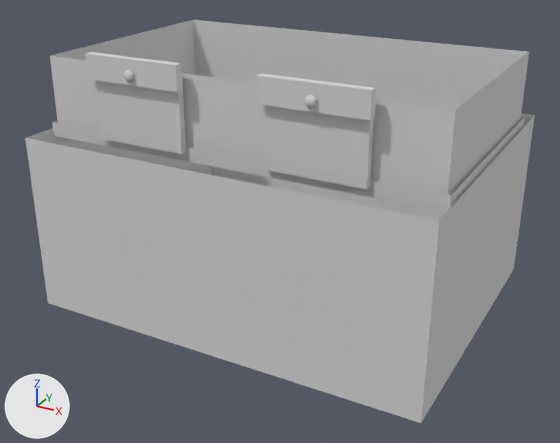
The FBX model linajes/arte/exports/civiles/arriba/PilotoLargo/LowerTorso_C1.fbx as it was, and as the next commit left it.
One viewpoint serves both versions: a camera (50 mm lens) standing at (2.16, -4.08, 3.53) and looking at (0.0, -0.14, 1.56). Arrows for +X, +Y and +Z are at lower left; the lights stay in place. The first picture is the older version. Where no turn or scale is listed for an object, it has been applied to the vertices.

Objects in the first picture: 'Civ_PilotoLargo_LowerTorso_C1'.
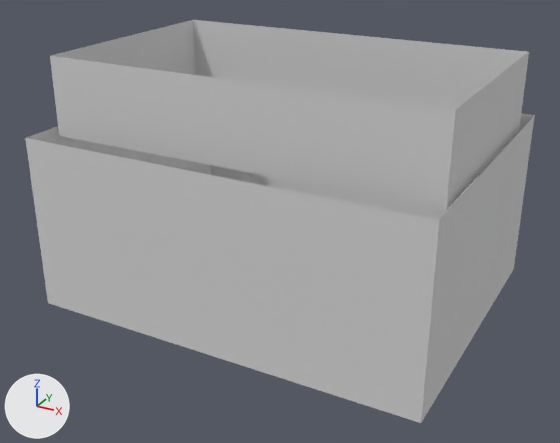
Changed parts and their boxes [x1, y1, x2, y2] in the pictures (560 x 443 px):
```json
{"part": 1, "of": "me_civ_pilotolargo_lowertorso_c1", "change": "deleted", "before": [52, 52, 525, 212]}
```

Scene script edits in JSON lines:
```json
{"block": "me_civ_pilotolargo_lowertorso_c1", "where": "# used by ob_civ_pilotolargo_lowertorso_c1; location = (0.0, 0.0, 0.0)"}
{"op": "remove", "block": "me_civ_pilotolargo_lowertorso_c1", "code": "me_civ_pilotolargo_lowertorso_c1.from_pydata(...)  # 96 vertices, 84 faces; spans x -1.26..1.26, y -0.97..0.97, z 1.04..2.66"}
{"op": "add", "block": "me_civ_pilotolargo_lowertorso_c1", "code": "me_civ_pilotolargo_lowertorso_c1.from_pydata(...)  # 16 vertices, 8 faces; spans x -1.26..1.26, y -0.97..0.97, z 1.04..2.59"}
{"block": "me_civ_pilotolargo_lowertorso_c1", "change": "me_civ_pilotolargo_lowertorso_c1 part 1: 7 loose pieces with 80 vertices, spanning x -1.24..1.24, y -0.86..0.76, z 2.11..2.66, are deleted"}
```
